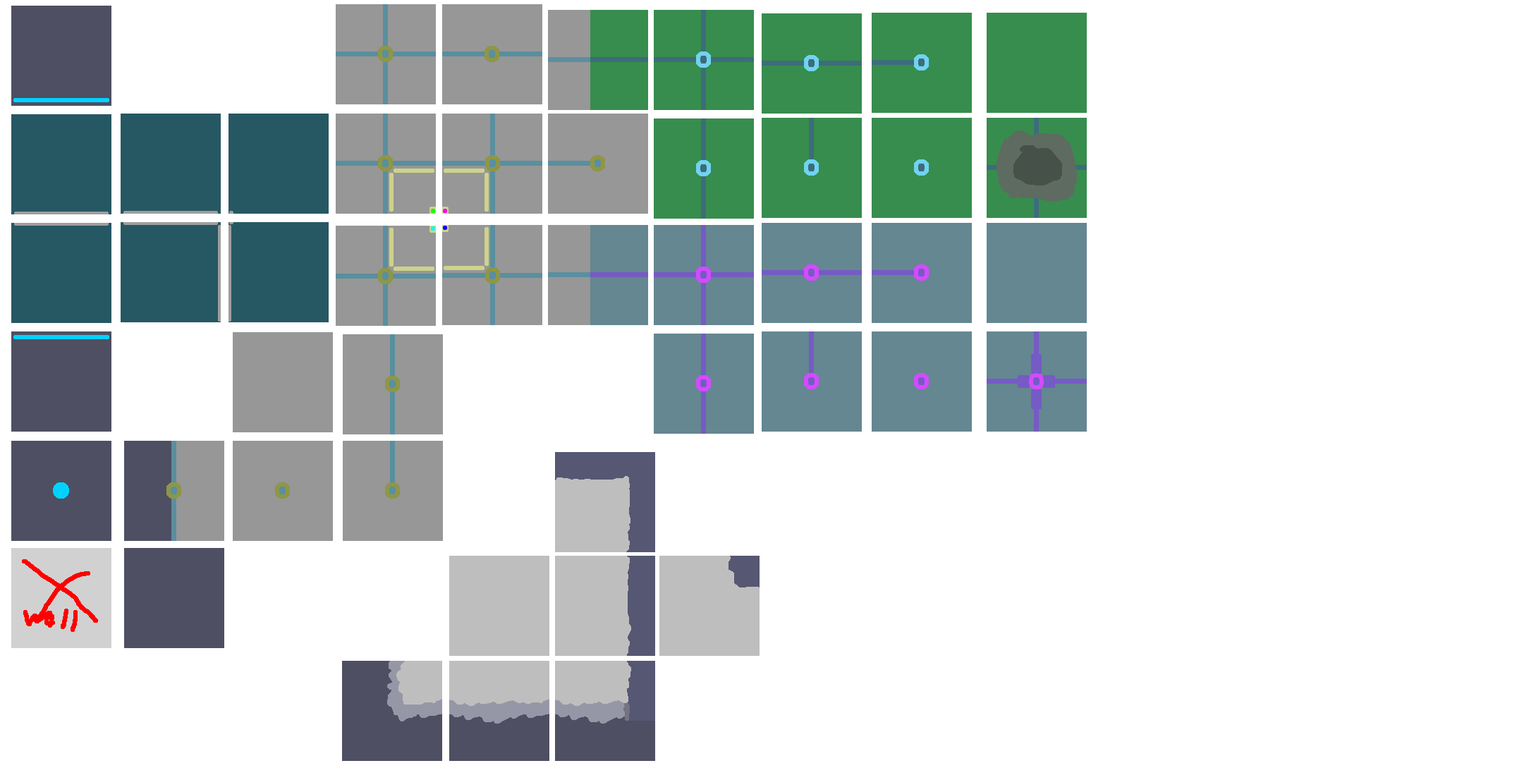
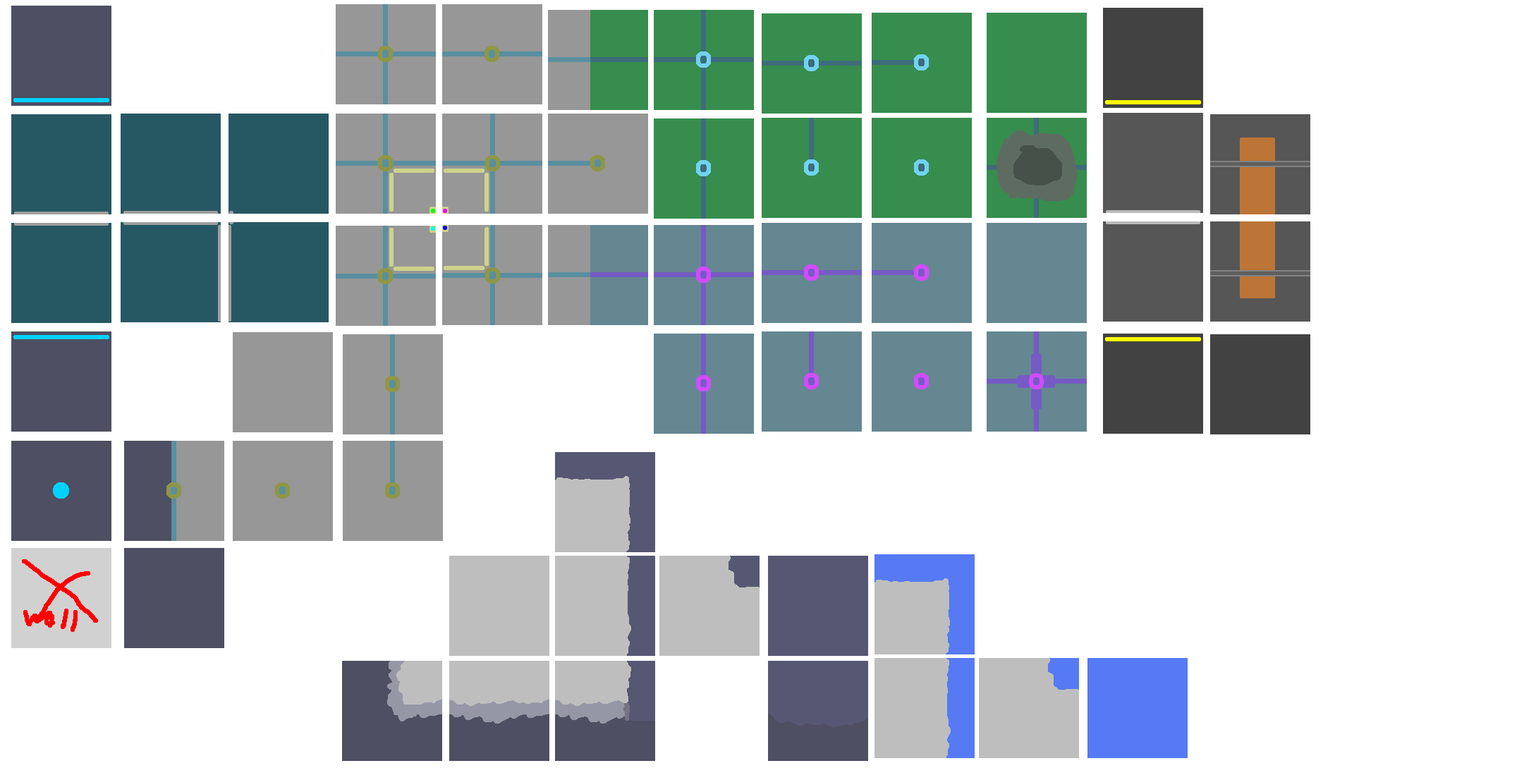
Before/after of a w=1536, h=768 layered artwork. What changed in the layer stack:
added layer "SnowPathOuterCorner" (1st of 2, in "Floor" › "Group 1" › "Park") (dissolve) in group "Park" over box(978, 657, 1079, 759)
added layer "SnowPathCorner" (1st of 2, in "Floor" › "Group 1" › "Park") (dissolve) in group "Park" over box(874, 554, 975, 655)
added layer "SnowPathMid" (1st of 2, in "Floor" › "Group 1" › "Park") in group "Park" over box(1087, 657, 1188, 759)
added layer "SnowPath" (1st of 2, in "Floor" › "Group 1" › "Park") in group "Park" over box(874, 657, 975, 759)
added layer "SnowPathMid" (2nd of 2, in "Floor" › "Group 1" › "Park") in group "Park" over box(767, 555, 869, 656)
added layer "PavementToSnowPathMid" in group "Park" over box(767, 660, 869, 761)
added group "Gili" with 9 layers in group "Road" over box(1102, 7, 1311, 435)
added group "Railroad" with 2 layers in group "Gili" over box(1210, 114, 1311, 322)
added layer "UpRailroad" in group "Railroad" over box(1210, 114, 1311, 215)
added layer "DownRailroad" in group "Railroad" over box(1210, 221, 1311, 322)
added layer "DownHorRoad" (5th of 7, in "Floor" › "Group 1" › "Road" › "Gili") (dissolve) in group "Gili" over box(1210, 334, 1311, 435)
added group "Road" (3rd of 3, in "Floor" › "Group 1" › "Road" › "Gili") with 4 layers in group "Gili" over box(1102, 7, 1204, 434)
added layer "DownHorRoad" (6th of 7, in "Floor" › "Group 1" › "Road" › "Gili" › "Road") in group "Road" over box(1102, 333, 1204, 434)
added layer "UpHorPath" (2nd of 2, in "Floor" › "Group 1" › "Road" › "Gili" › "Road") in group "Road" over box(1102, 7, 1204, 108)
added layer "DownHorRoad" (7th of 7, in "Floor" › "Group 1" › "Road" › "Gili" › "Road") in group "Road" over box(1102, 221, 1204, 322)
added layer "UpHorRoad" (4th of 4, in "Floor" › "Group 1" › "Road" › "Gili" › "Road") in group "Road" over box(1102, 112, 1204, 213)
